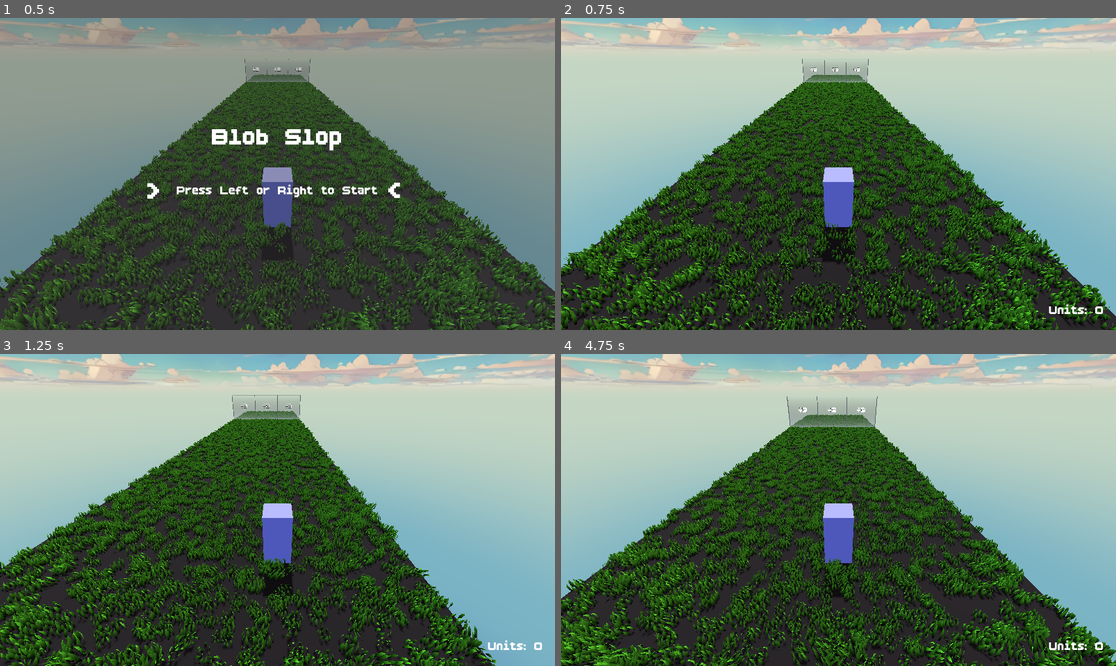
Above: before the commit, frames 1-4 (two rows, left to right).
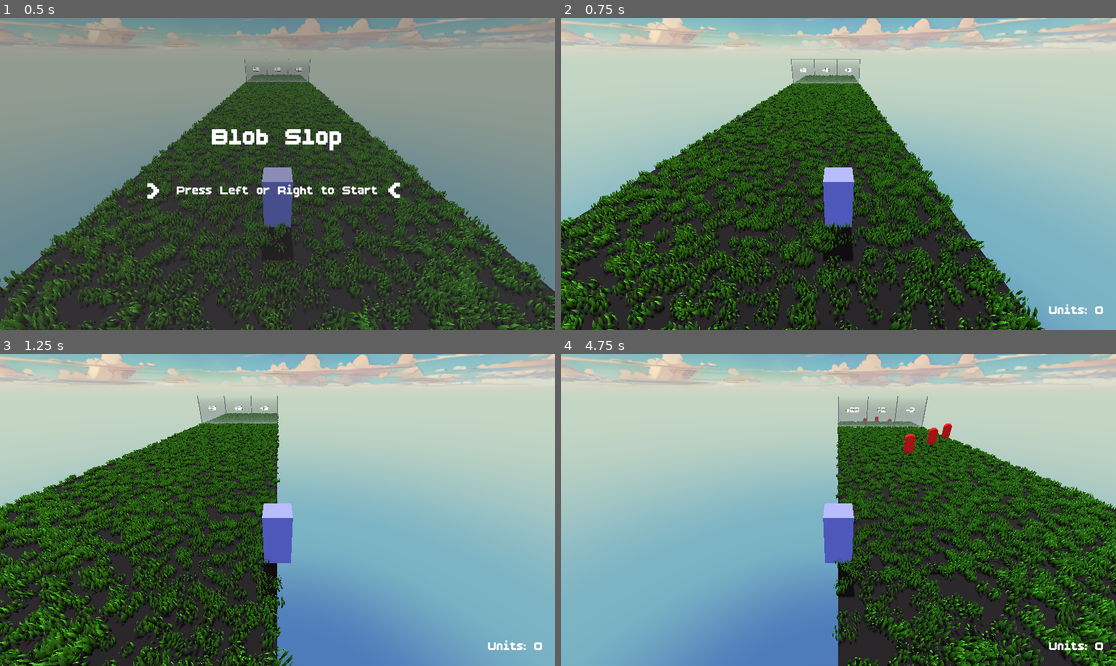
Above: after the commit, the same moments.

Repository: zidaneho/blob-slop
Game: Godot game, scene res://scenes/main.tscn
Same seed, same stepped clock (60 frames per second), same inputs: the game is played once before the commit and once after it.
Inputs:
- Up to frame 1 (0.5 s): no input
- Up to frame 2 (0.75 s): hold Right (right) from 0.53 s (still down)
- Up to frame 3 (1.25 s): keep holding Right (right)
- Up to frame 4 (4.75 s): release Right (right) at 1.28 s; hold Left (left) 1.28-2.03 s; hold Right (right) 2.03-3.53 s; hold Left (left) from 3.53 s (still down)

Frame 1 is identical in both runs. In frame 2, 38% of the frame differs, in the area x 0-100%, y 13-100%; in frame 3, 42%; in frame 4, 54%.

Commit message:
Adjust player speed and max units

Diff:
--- a/components/player/player.gd
+++ b/components/player/player.gd
@@ -4,7 +4,7 @@
 signal player_died
 
 # --- CONFIGURATION ---
-@export var movement_speed: float = 5
+@export var movement_speed: float = 20
 @export var formation_radius: float = 3.0
 @export var attack_range: float = 15.0
 @export var damage_per_unit : float = 1
@@ -157,8 +157,8 @@
 			else:
 				target_count = 1 # Fallback logic
 
-	# Ensure we don't go below zero (or 1 if you prefer game over on 0)
-	target_count = max(0, target_count)
+	# Ensure we are between 0 and 500
+	target_count = min(500, max(0, target_count))
 
 	updated_unit_count.emit(target_count)
 
